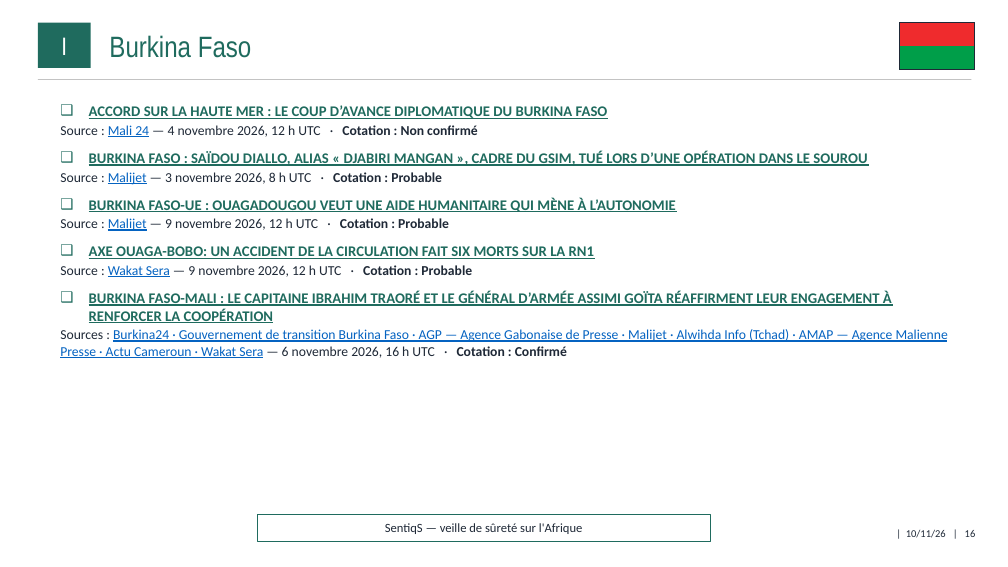
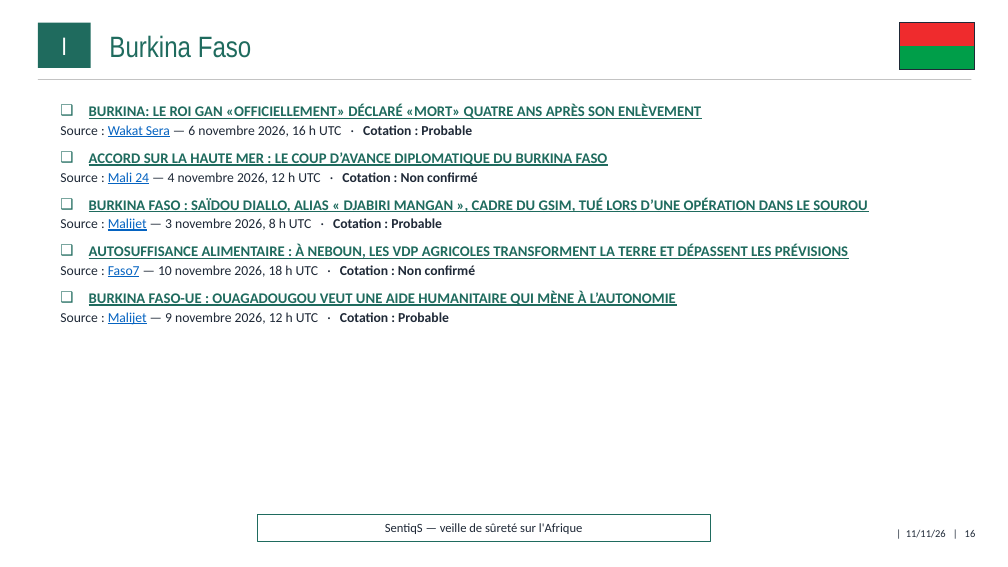
Before and after one commit to ytl1-ops/SentiqS, a slide deck: slide 16 of web/rapports/mensuel/2026-11.pptx. Drawn at 1008x567 pixels with LibreOffice and Linux fonts; fonts in the diff are those of the drawing. Boxes give left, top, right and bottom in pixels: in the first picture for what was removed or moved away, otherwise in the second. Text is boxed around its words. In the diff, an @@ line names an element or a change of style, - is before the commit and + after.

```diff
--- a/web/rapports/mensuel/2026-11.pptx
+++ b/web/rapports/mensuel/2026-11.pptx
@@ text at (x1=60, y1=104, x2=701, y2=137): paragraphs added @@
+❑ BURKINA: LE ROI GAN «OFFICIELLEMENT» DÉCLARÉ «MORT» QUATRE ANS APRÈS SON ENLÈVEMENT
+  ▪ Source : Wakat Sera — 6 novembre 2026, 16 h UTC · Cotation : Probable
@@ text at (x1=60, y1=244, x2=848, y2=277): paragraphs added @@
+❑ AUTOSUFFISANCE ALIMENTAIRE : À NEBOUN, LES VDP AGRICOLES TRANSFORMENT LA TERRE ET DÉPASSENT LES PRÉVISIONS
+  ▪ Source : Faso7 — 10 novembre 2026, 18 h UTC · Cotation : Non confirmé
@@ text at (x1=60, y1=246, x2=948, y2=358): paragraphs removed @@
-❑ AXE OUAGA-BOBO: UN ACCIDENT DE LA CIRCULATION FAIT SIX MORTS SUR LA RN1
-  ▪ Source : Wakat Sera — 9 novembre 2026, 12 h UTC · Cotation : Probable
-❑ BURKINA FASO-MALI : LE CAPITAINE IBRAHIM TRAORÉ ET LE GÉNÉRAL D’ARMÉE ASSIMI GOÏTA RÉAFFIRMENT LEUR ENGAGEMENT À RENFORCER LA COOPÉRATION
-  ▪ Sources : Burkina24 · Gouvernement de transition Burkina Faso · AGP — Agence Gabonaise de Presse · Malijet · Alwihda Info (Tchad) · AMAP — Agence Malienne Presse · Actu Cameroun · Wakat Sera — 6 novembre 2026, 16 h UTC · Cotation : Confirmé
@@ text at (x1=906, y1=530, x2=976, y2=538): text changed @@
-| 10/11/26 | 16
+| 11/11/26 | 16
```
Also in this commit, not shown: 40 other slides changed, 11 other files.
